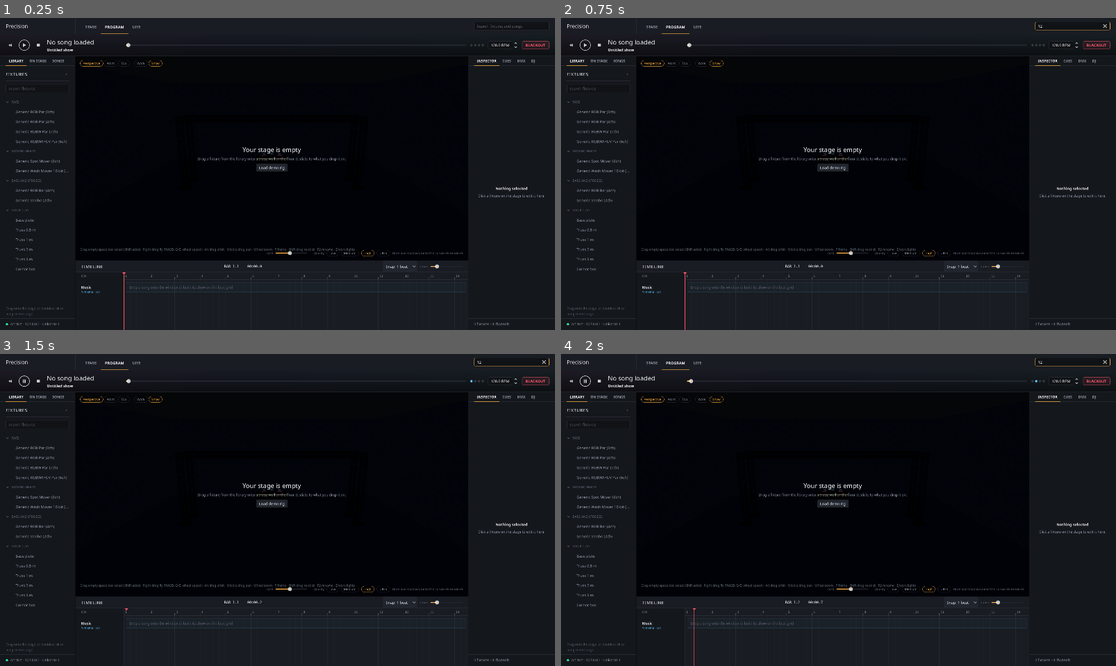
Above: before the commit, frames 1-4 (two rows, left to right).
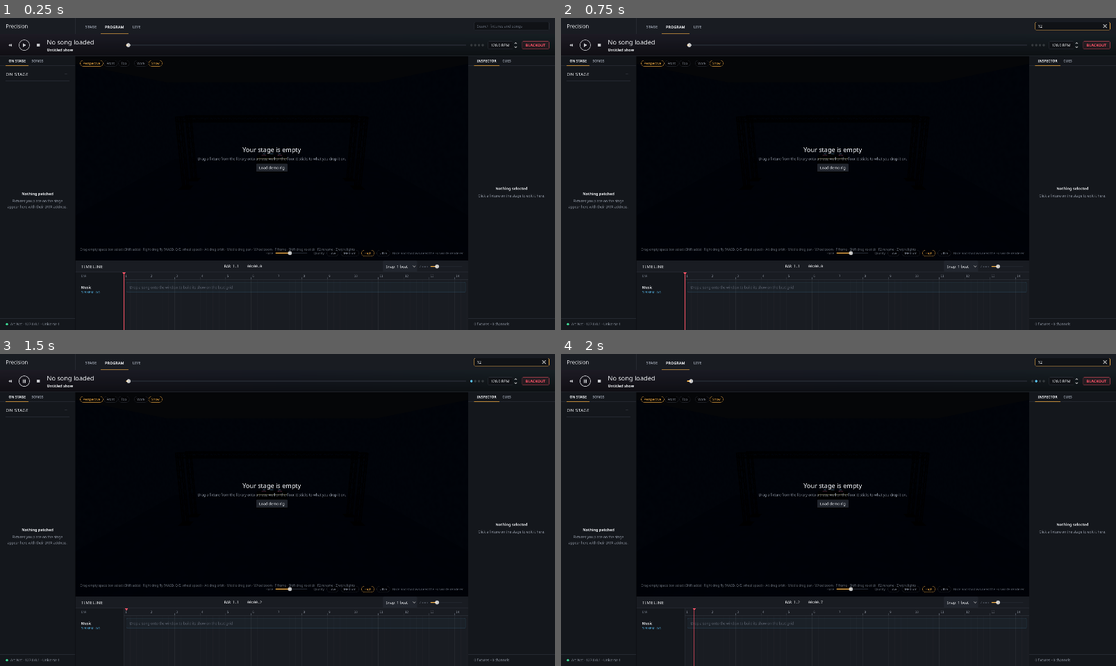
Above: after the commit, the same moments.

Repository: LuckyOwlStudios/Precision
Game: Godot game, scene res://ui/main/main_window.tscn
Two runs of this game, one before a commit and one after it. Both use one fixed random seed, a clock stepped at 60 frames per second and the inputs below.
Inputs (mouse positions are in pixels of both pictures, inside the frame that each line leads up to):
- Up to frame 1 (0.25 s): no input
- Up to frame 2 (0.75 s): click (1071, 27) at 0.52 s; type "12" at 0.6 s
- Up to frame 3 (1.5 s): click (22, 382) at 1.25 s
- Up to frame 4 (2 s): no input

The runs differ from the first frame. In frame 1, 0.6% of the frame differs, in the area x 1-97%, y 13-96%; in frame 2, 0.6%; in frame 3, 0.6%; in frame 4, 0.6%.

Commit message:
Make Stage, Program and Live workspaces show only their own panels
Stage: Library/On stage + Inspector (patch, placement) + DMX.
Program: Songs/On stage + Inspector (look, aim) + Cues, with timeline.
Live: no left dock; Cues + DJ.

Co-Authored-By: Claude Sonnet 5.5 <noreply@anthropic.com>
Claude-Session: https://claude.ai/code/session_01ACHC6m8xvtHf5JYYL937n7

Diff:
--- a/ui/main/main_window.gd
+++ b/ui/main/main_window.gd
@@ -35,8 +35,12 @@
 	ctx.workspace_changed.connect(_apply_workspace)
 	ctx.fixtures_changed.connect(_update_footers)
 	ctx.blackout_changed.connect(func(_on: bool) -> void: _update_footers())
-	# Renaming happens in the inspector's Name field, so bring it to the front.
-	ctx.rename_requested.connect(func(_fx: DMXFixture) -> void: right_tabs.current_tab = 0)
+	# Renaming happens in the inspector's Name field, so bring it to the front
+	# (that field lives in Stage and Program; from Live, go to Stage).
+	ctx.rename_requested.connect(func(_fx: DMXFixture) -> void:
+		if ctx.workspace == StudioContext.Workspace.LIVE:
+			ctx.set_workspace(StudioContext.Workspace.STAGE)
+		right_tabs.current_tab = right_tabs.get_tab_idx_from_control(%Inspector))
 	_apply_workspace(ctx.workspace)
 	_update_footers()
 
@@ -46,8 +50,10 @@
 
 func _on_files_dropped(files: PackedStringArray) -> void:
 	ctx.import_songs(files)
-	if left_dock.visible:
-		left_tabs.current_tab = 2 # Songs, so you see what came in
+	# Songs live in Program, so go there to see what came in.
+	if ctx.workspace != StudioContext.Workspace.PROGRAM:
+		ctx.set_workspace(StudioContext.Workspace.PROGRAM)
+	left_tabs.current_tab = left_tabs.get_tab_idx_from_control(%Songs)
 
 
 func _title_tabs(tabs: TabContainer, titles: Array[String]) -> void:
@@ -55,21 +61,38 @@
 		tabs.set_tab_title(i, titles[i].to_upper())
 
 
+## Each workspace shows only the dock tabs that belong to its job:
+##   Stage   - build the rig: Library + On stage on the left; Inspector (name,
+##             patch, placement) + DMX patch map on the right. No timeline.
+##   Program - write a song's show: Songs + On stage on the left; Inspector
+##             (look and aim) + Cues on the right, with the timeline below.
+##   Live    - run the night: no left dock; DJ sync + Cues on the right, timeline below.
 func _apply_workspace(ws: StudioContext.Workspace) -> void:
 	workspace_tabs.set_current_tab(ws)
+	var left: Array[Control]
+	var right: Array[Control]
 	match ws:
-		StudioContext.Workspace.STAGE: # place and patch fixtures
-			left_dock.visible = true
-			timeline.visible = false
-			left_tabs.current_tab = 0
-			right_tabs.current_tab = 0
-		StudioContext.Workspace.PROGRAM: # build a song's show
-			left_dock.visible = true
-			timeline.visible = true
-		StudioContext.Workspace.LIVE: # run the night
-			left_dock.visible = false
-			timeline.visible = true
-			right_tabs.current_tab = 1
+		StudioContext.Workspace.STAGE:
+			left = [%Library, %OnStage]
+			right = [%Inspector, %DMX]
+		StudioContext.Workspace.PROGRAM:
+			left = [%Songs, %OnStage]
+			right = [%Inspector, %Cues]
+		StudioContext.Workspace.LIVE:
+			right = [%DJ, %Cues]
+	left_dock.visible = not left.is_empty()
+	timeline.visible = ws != StudioContext.Workspace.STAGE
+	_show_only(left_tabs, left)
+	_show_only(right_tabs, right)
+
+
+## Hide every tab of the container except `keep`; select the first of those
+## unless the current tab is among them.
+func _show_only(tabs: TabContainer, keep: Array[Control]) -> void:
+	for i in tabs.get_tab_count():
+		tabs.set_tab_hidden(i, not keep.has(tabs.get_tab_control(i)))
+	if not keep.is_empty() and not keep.has(tabs.get_current_tab_control()):
+		tabs.current_tab = tabs.get_tab_idx_from_control(keep[0])
 
 
 func _update_footers() -> void:
--- a/ui/panels/inspector_panel.gd
+++ b/ui/panels/inspector_panel.gd
@@ -45,6 +45,11 @@
 @onready var _tilt: HSlider = %Tilt
 @onready var _tilt_value: SpinBox = %TiltValue
 
+## Which sections each workspace shows. Stage is about building the rig (name,
+## patch, placement); Program is about how a fixture looks (look and aim).
+const STAGE_SECTIONS: Array[StringName] = [&"Title", &"NameField", &"PatchHeading", &"AddressField", &"Channels", &"PlacementHeading", &"PositionField", &"RotationField"]
+const PROGRAM_SECTIONS: Array[StringName] = [&"Title", &"NameField", &"LookHeading", &"DimmerField", &"ColourField", &"WhiteRow", &"StrobeRow", &"AimSection"]
+
 ## Fixture property -> [slider, number box]. The box shows the value in the
 ## units you'd type (see _unit_scale); both write the same fixture property.
 var _pairs: Dictionary = {}
@@ -54,6 +59,7 @@
 	ctx = p_ctx
 	ctx.selection_changed.connect(_show)
 	ctx.fixtures_changed.connect(func() -> void: _show(ctx.selected))
+	ctx.workspace_changed.connect(func(_ws: StudioContext.Workspace) -> void: _show(ctx.selected))
 	# Deferred: the window first switches to this tab so the field can take focus.
 	ctx.rename_requested.connect(func(_f: DMXFixture) -> void: _focus_name.call_deferred())
 	_show(ctx.selected)
@@ -177,9 +183,12 @@
 		return
 	_title.text = StudioContext.display_name(fx)
 	_detail.text = String(fx.get_meta(StudioContext.META_PROFILE_LABEL, fx.profile.fixture_name))
-	_white_row.visible = fx.profile.has_channel("white")
-	_strobe_row.visible = fx.profile.has_channel("strobe")
-	_position_section.visible = fx.profile.has_channel("pan") or fx.profile.has_channel("tilt")
+	var wanted := STAGE_SECTIONS if ctx.workspace == StudioContext.Workspace.STAGE else PROGRAM_SECTIONS
+	for c in _content.get_children():
+		(c as Control).visible = wanted.has(c.name)
+	_white_row.visible = _white_row.visible and fx.profile.has_channel("white")
+	_strobe_row.visible = _strobe_row.visible and fx.profile.has_channel("strobe")
+	_position_section.visible = _position_section.visible and (fx.profile.has_channel("pan") or fx.profile.has_channel("tilt"))
 	_channels.text = "Channels %d–%d: %s" % [fx.start_address, fx.start_address + fx.profile.channels.size() - 1, ", ".join(fx.profile.channels)]
 	_syncing = true
 	# Inside _syncing: shrinking the range clamps the box, which would otherwise
